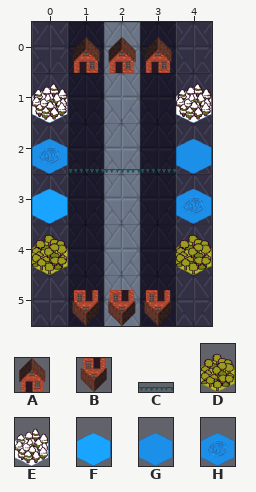
Tiled map -- resources/hexMap.tmx. Above is the file before it was changed.
Cells are 64x90 px. Shown: x 0..4, y 0..5.
Key: from "brick_house_2": A 0 flipped left-right, B 0 flipped up-down; from "flags": C 1; from "hex_sheet": D 11, E 19, F 23, G 24, H 25.
_ is an empty cell.
Layers that did not change in this view are not listed.
Layer "object1" before, first column x 0:
0 _AAA_
1 E___E
2 HCCCG
3 F___H
4 D___D
5 _BBB_
New version:
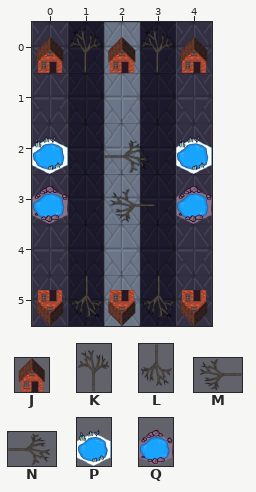
Further tiles: from "brick_house_2": J 0; from "brown_tree": K 0 flipped left-right, L 0 flipped up-down, M 0 turned 270, N 0 turned 90; from "hex_sheet": P 16, Q 20.
Commit message: better drag better map
Edits made:
Changed rows in their new state; . is an unchanged cell.
Layer "object1":
first column x 0:
0 JKJKJ
1 _..._
2 P_N_P
3 Q.M.Q
4 _..._
5 BL.LB
Where, in picture pixels (left, top, right, bottom), the same in both pictures:
changed: (32, 28, 212, 326)
